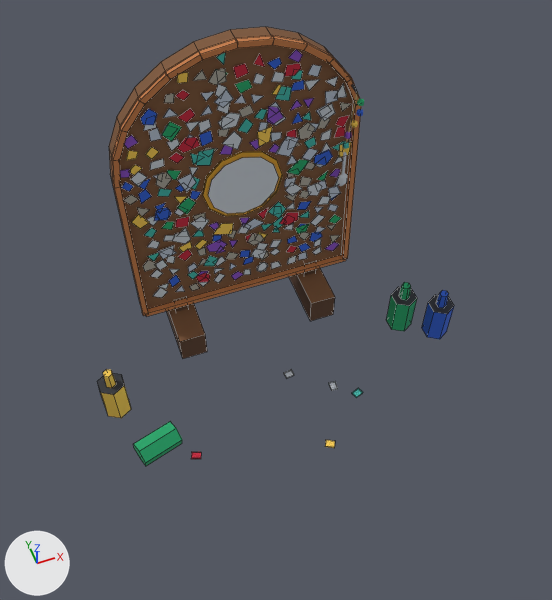
Two versions of the Blender file raccoon/mirror_mosaic.blend, one commit apart.
Before and after are seen from a 50 mm camera at (-0.324, -1.051, 1.496) aimed at (0.003, -0.151, 0.266). Arrows for +X, +Y and +Z are at lower left; the lights stay in place. The older version comes first. Mesh edges are drawn as thin lines on the coarser meshes.

The older version as bpy lines, for what is in view:
```python
me_bld_mirror_mosaic_1x1 = bpy.data.meshes.new('bld_mirror_mosaic_1x1')
me_bld_mirror_mosaic_1x1.from_pydata(...)  # 336 vertices, 231 faces; spans x -0.386..0.426, y -0.378..0.251, z 0.0..0.752
me_bld_mirror_mosaic_1x1.materials.append(mat_m_palette)  # picture img_palette_png
me_pr_mosaic = bpy.data.meshes.new('pr_mosaic')
me_pr_mosaic.from_pydata(...)  # 891 vertices, 230 faces; spans x -0.24..0.234, y 0.032..0.035, z 0.13..0.736
me_pr_mosaic.materials.append(mat_m_palette)  # picture img_palette_png
ob_bld_mirror_mosaic_1x1 = bpy.data.objects.new('bld_mirror_mosaic_1x1', me_bld_mirror_mosaic_1x1)
ob_bld_mirror_mosaic_1x1.location = (0.0, 0.0, 0.0)
ob_pr_mosaic = bpy.data.objects.new('pr_mosaic', me_pr_mosaic)
ob_pr_mosaic.parent = ob_bld_mirror_mosaic_1x1
ob_pr_mosaic.location = (0.0, 0.0, 0.0)
```
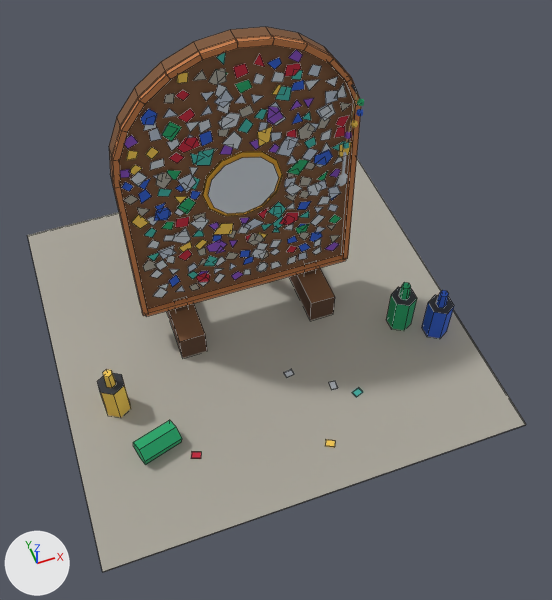
Boxes [x1, y1, x2, y2] around the edits, measured in the pictures (552 x 600 px; the box of a moved part takes in the faces that stretch with it):
'bld_mirror_mosaic_1x1', reshaped (39% wider, 24% taller): before [97, 27, 454, 466]; after [28, 27, 526, 572]
part 1 of me_bld_mirror_mosaic_1x1, added: after [28, 159, 526, 572]
part 2 of me_bld_mirror_mosaic_1x1, moved or reshaped: before [352, 388, 363, 398]; after [352, 387, 363, 397]
part 3 of me_bld_mirror_mosaic_1x1, moved or reshaped: before [325, 440, 335, 448]; after [325, 439, 335, 447]
part 4 of me_bld_mirror_mosaic_1x1, moved or reshaped: before [329, 381, 338, 391]; after [329, 381, 338, 390]
part 5 of me_bld_mirror_mosaic_1x1, moved or reshaped: [191, 452, 201, 459] in both
part 6 of me_bld_mirror_mosaic_1x1, moved or reshaped: before [284, 370, 294, 378]; after [284, 369, 294, 378]
part 7 of me_bld_mirror_mosaic_1x1, rebuilt: before [134, 422, 182, 466]; after [133, 420, 182, 465]

What changed in the scene script:
```text
Change me_bld_mirror_mosaic_1x1:
    used by ob_bld_mirror_mosaic_1x1; location = (0.0, 0.0, 0.0)
    remove me_bld_mirror_mosaic_1x1.from_pydata(...)  # 336 vertices, 231 faces; spans x -0.386..0.426, y -0.378..0.251, z 0.0..0.752
    add me_bld_mirror_mosaic_1x1.from_pydata(...)  # 344 vertices, 236 faces; spans x -0.47..0.47, y -0.47..0.47, z 0.0..0.752
    me_bld_mirror_mosaic_1x1 part 1: the loose piece of 8 vertices spanning x -0.19..-0.13, y -0.045..0.155, z 0.0..0.07 is copied, and the copy is scaled about its middle by (15.7, 4.7, 0.0571), then moved by (0.16, -0.055, -0.033); it spans x -0.47..0.47, y -0.47..0.47, z 0.0..0.004
    me_bld_mirror_mosaic_1x1 part 2: the loose piece of 8 vertices spanning x 0.143..0.167, y -0.281..-0.26, z 0.001..0.005 is moved by (0.0, 0.0, 0.003)
    me_bld_mirror_mosaic_1x1 part 3: the loose piece of 8 vertices spanning x 0.036..0.061, y -0.378..-0.356, z 0.001..0.005 is moved by (0.0, 0.0, 0.003)
    me_bld_mirror_mosaic_1x1 part 4: the loose piece of 8 vertices spanning x 0.103..0.119, y -0.246..-0.224, z 0.001..0.005 is moved by (0.0, 0.0, 0.003)
    me_bld_mirror_mosaic_1x1 part 5: the loose piece of 8 vertices spanning x -0.242..-0.218, y -0.306..-0.284, z 0.001..0.005 is moved by (0.0, 0.0, 0.003)
    me_bld_mirror_mosaic_1x1 part 6: the loose piece of 8 vertices spanning x 0.017..0.039, y -0.179..-0.162, z 0.001..0.005 is moved by (0.0, 0.0, 0.003)
    me_bld_mirror_mosaic_1x1 part 7: the loose piece of 12 vertices spanning x -0.351..-0.249, y -0.289..-0.211, z 0.0..0.049 is rebuilt with 12 vertices and now spans x -0.351..-0.249, y -0.289..-0.211, z 0.001..0.056
```
